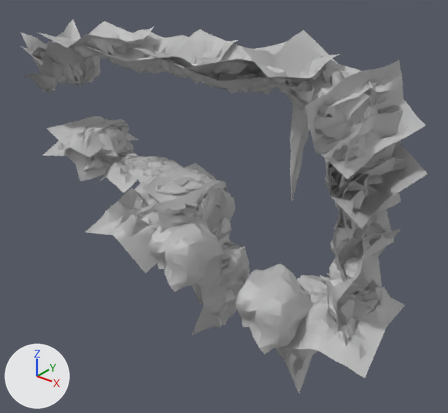
The FBX model Assets/God Hunt/Env/Background/Walls/Models/Walls_Room11.fbx: old version first, new version second.
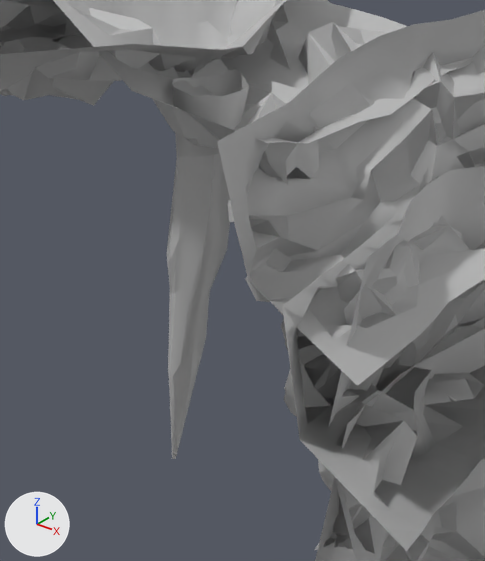
There are two pictures of each version: one whole from a 50 mm lens placed at (-4.7, -37.5, -0.5), pointed at (-36.1, 1.7, -24.9), one close up on the part from 53% to 86% of the width and 15% to 56% of the height. Arrows for +X, +Y and +Z are at lower left; the lights stay in place. Where no turn or scale is listed for an object, it has been applied to the vertices.

The first close-up shows 'Walls_Room11'.
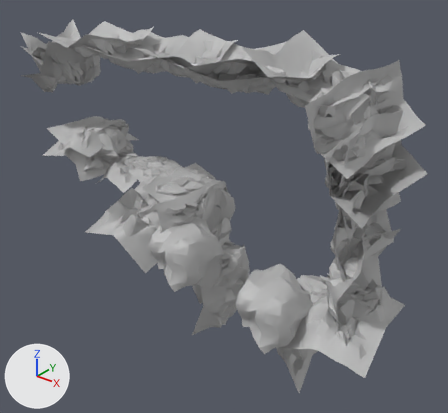
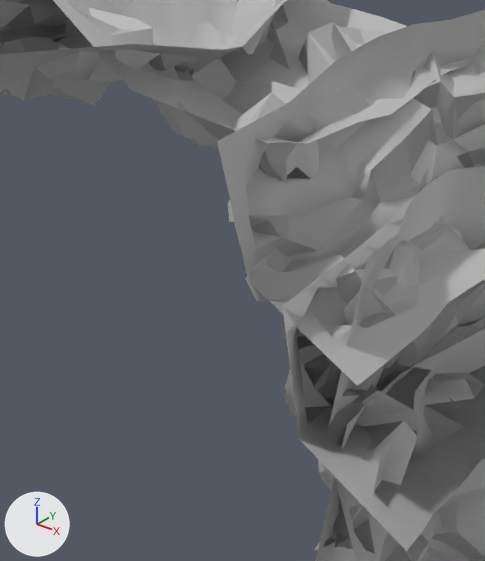
What the commit changed:
me_mesh has 7090 vertices, 7092 faces and spans x -20.1..19.5, y -7.5..6.9, z -13.5..14.9.
me_mesh is used by ob_walls_room11; location (-38.38, 0.69, -24.34).
me_mesh part 1: the loose piece of 112 vertices spanning x 9.9..11.6, y -1.6..0.6, z 3.0..12.1 is deleted.

Pixel boxes [x1, y1, x2, y2] of what changed, in the close-ups (485 x 561 px):
part 1 of me_mesh, deleted: before [167, 69, 249, 459]
